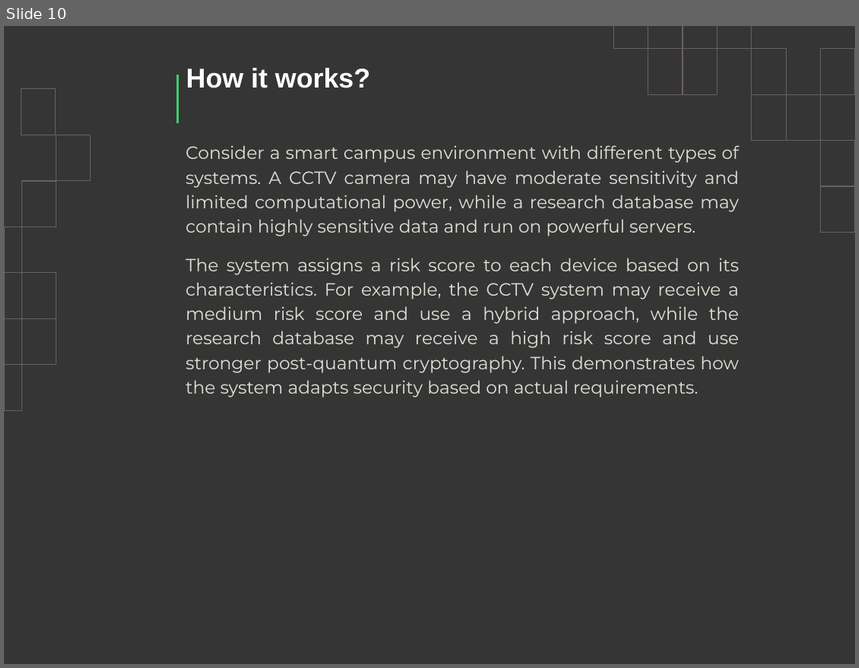
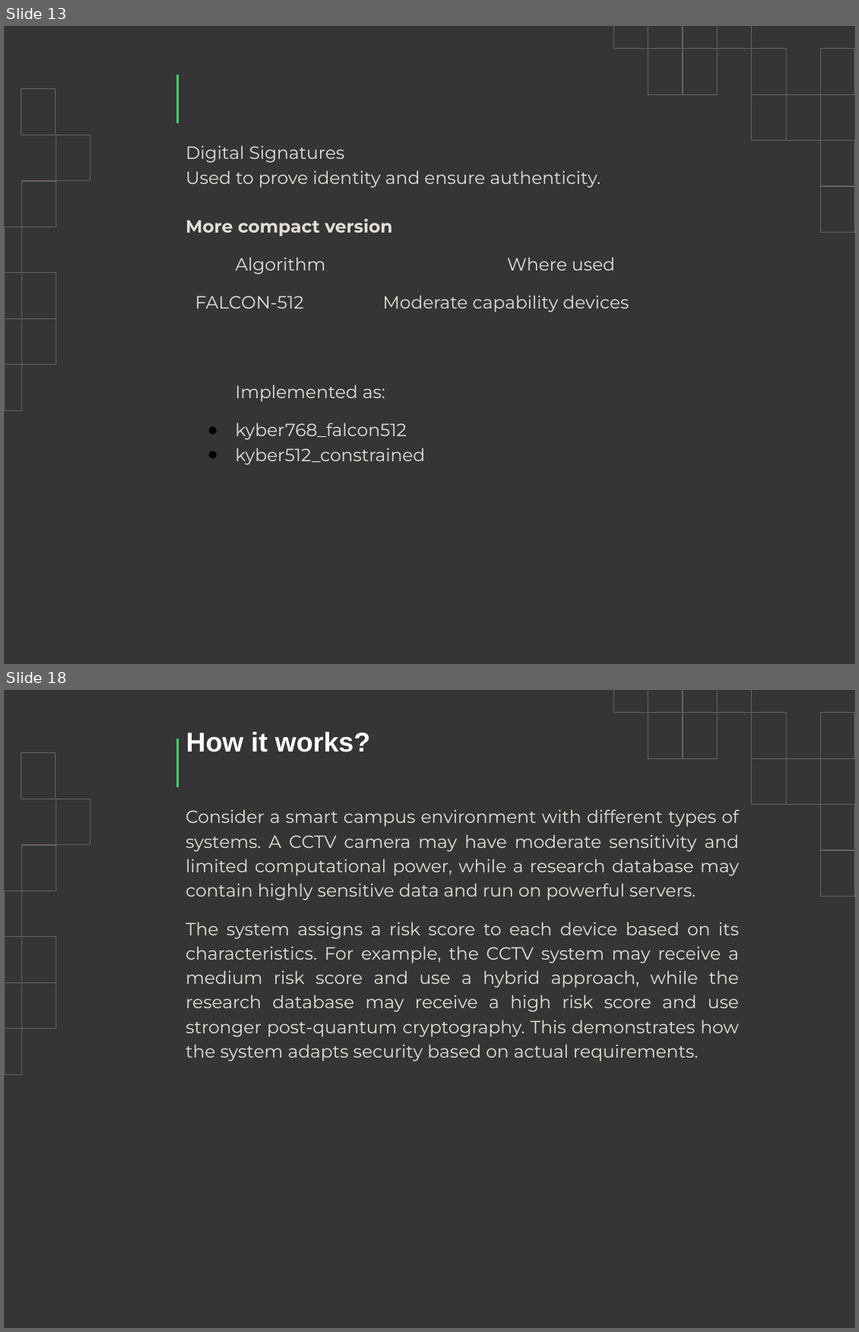
Before and after one commit to TheUnmeshRaj/Quantum-Risk-Aware-Context-Adaptive-PQC-Framework, a slide deck: docs/Proposal.pptx. Shown one above the other, each under a label of ours: slide 10 before the commit, slides 13 and 18 after it; the slides between them are not shown. The pictures are 859x668 and 859x1332 pixels, drawn with LibreOffice and Linux fonts; fonts in the diff are those of the drawing. Boxes give left, top, right and bottom in pixels: in the first picture for what was removed or moved away, otherwise in the second. Text is boxed around its words. In the diff, an @@ line names an element or a change of style, - is before the commit and + after.

```diff
--- a/docs/Proposal.pptx
+++ b/docs/Proposal.pptx
@@ slide 13 added at [4, 26, 855, 664], background #353535; not listed: 22 template elements that a slide beside it also shows @@
@@ subtitle added at [186, 145, 601, 237], 15 pt, text #E3DFD6 @@
+Digital Signatures
+Used to prove identity and ensure authenticity.
+More compact version
@@ table added at [187, 242, 749, 522], 2 rows, 2 columns @@
+Algorithm | Where used
+FALCON-512 | Moderate capability devices
@@ text added at [235, 385, 425, 465], 15 pt, text #E3DFD6 @@
+Implemented as:
+● kyber768_falcon512
+● kyber512_constrained
@@ what was slide 10 is now slide 18 @@
```
Also in this commit, not shown: 1 slide changed, 7 other slides added, 3 other files.
